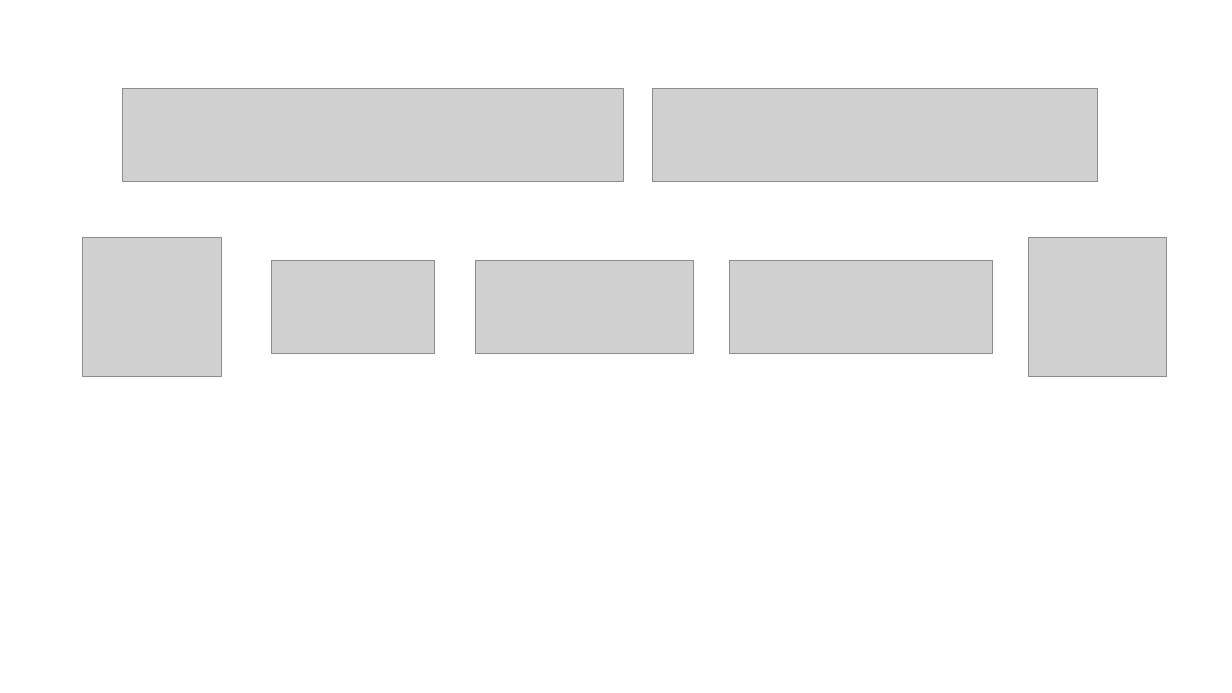
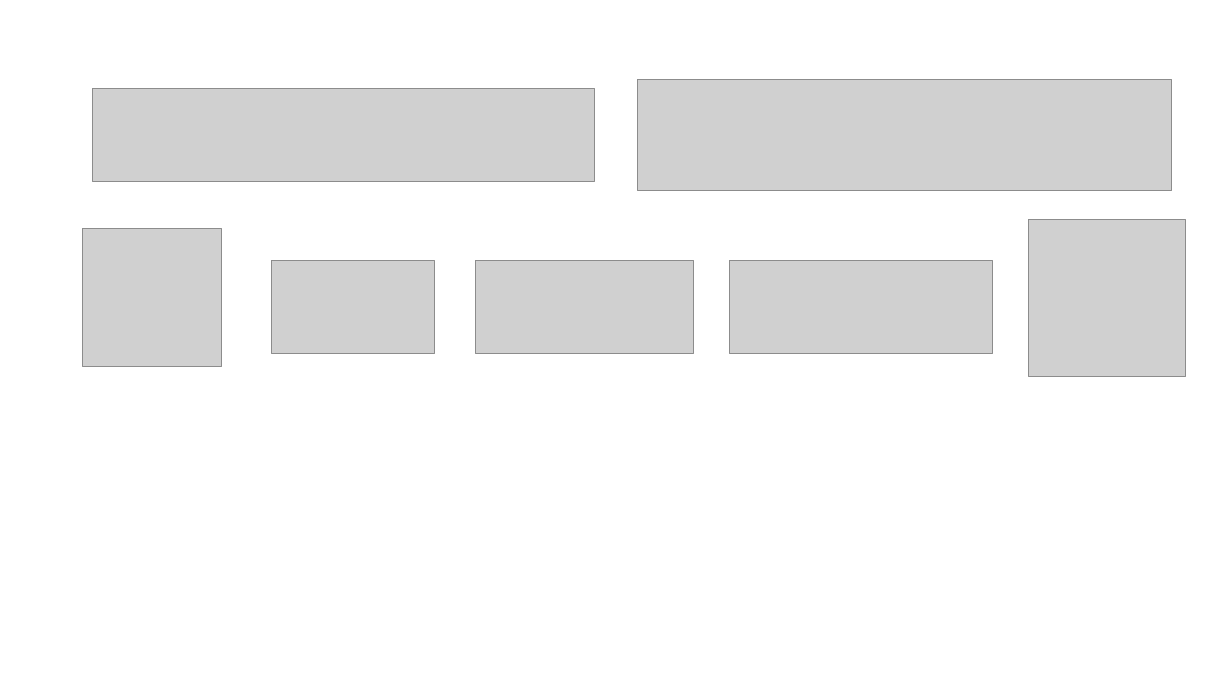
Before and after one commit to whtsao/whtsao.github.io, a slide deck: slide 1 of assets/images/funds/total.pptx. Drawn at 1232x693 pixels with LibreOffice and Linux fonts; fonts in the diff are those of the drawing; grey boxes stand for pictures. Boxes give left, top, right and bottom in pixels: in the first picture for what was removed or moved away, otherwise in the second. Text is boxed around its words. In the diff, an @@ line names an element or a change of style, - is before the commit and + after.

```diff
--- a/assets/images/funds/total.pptx
+++ b/assets/images/funds/total.pptx
@@ picture: place and size @@
-picture at bbox=[122, 89, 624, 181]
+picture at bbox=[93, 89, 595, 181]
@@ picture: place and size @@
-picture at bbox=[653, 89, 1098, 181]
+picture at bbox=[638, 79, 1172, 190]
@@ picture: place and size @@
-picture at bbox=[83, 238, 222, 376]
+picture at bbox=[83, 228, 222, 367]
@@ picture: place and size @@
-picture at bbox=[1029, 238, 1167, 376]
+picture at bbox=[1029, 219, 1185, 376]
```
Also in this commit, not shown: 2 other files.
